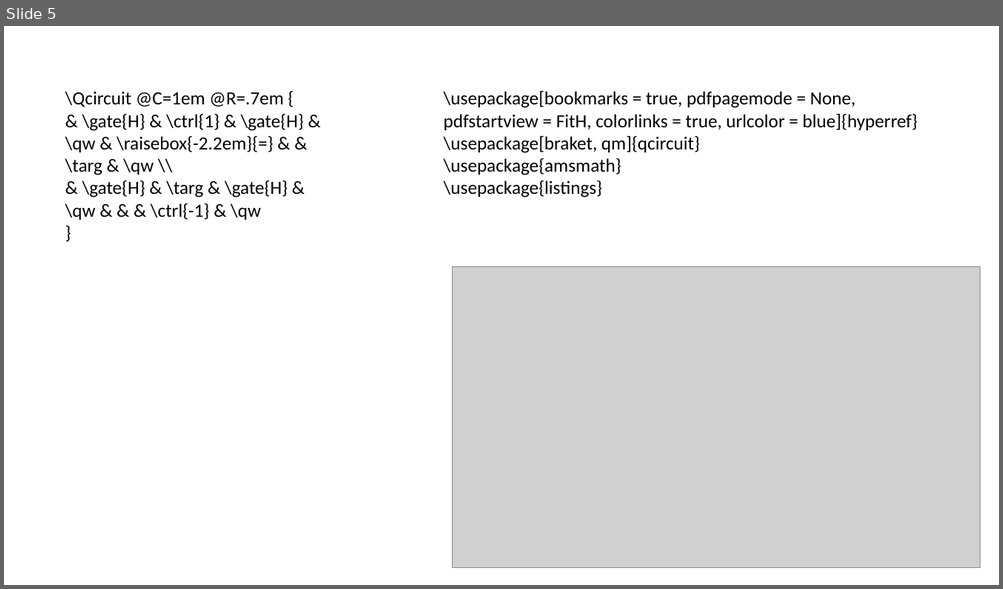
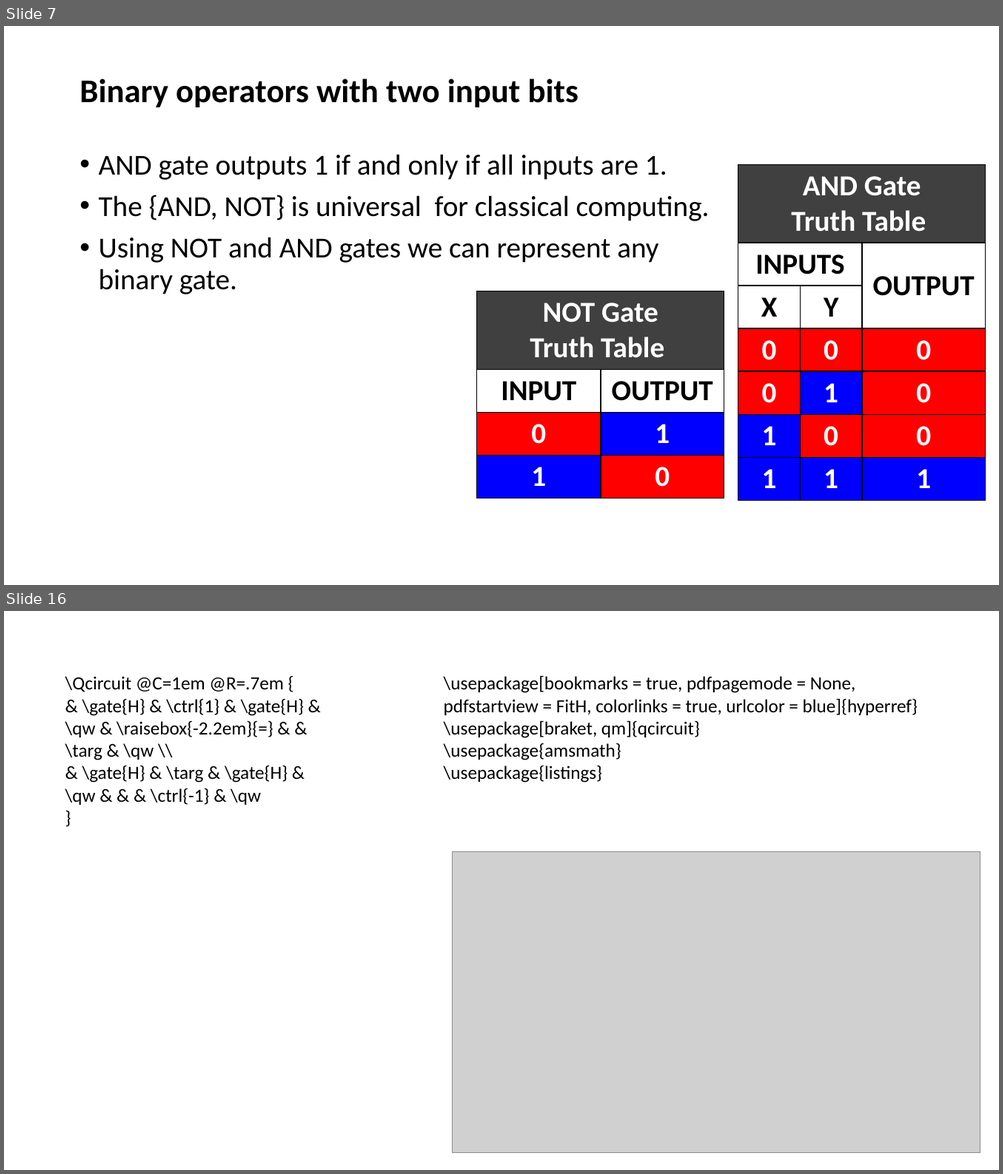
Before and after one commit to zozo123/QC-IL, a slide deck: slides/lecture temple.pptx. Shown one above the other, each under a label of ours: slide 5 before the commit, slides 7 and 16 after it; the slides between them are not shown. The pictures are 1003x589 and 1003x1174 pixels, drawn with LibreOffice and Linux fonts; fonts in the diff are those of the drawing; grey boxes stand for pictures; background and template pictures are left out. Boxes give left, top, right and bottom in pixels: in the first picture for what was removed or moved away, otherwise in the second. Text is boxed around its words. In the diff, an @@ line names an element or a change of style, - is before the commit and + after.

```diff
--- a/slides/lecture temple.pptx
+++ b/slides/lecture temple.pptx
@@ slide 7 added at box(4, 26, 999, 585), background #FFFFFF @@
@@ title added at box(79, 79, 578, 107), 32 pt, text #000000, bold @@
+Binary operators with two input bits
@@ text added at box(99, 154, 709, 295), 28 pt, text #000000 @@
+• AND gate outputs 1 if and only if all inputs are 1.
+• The {AND, NOT} is universal for classical computing.
+• Using NOT and AND gates we can represent any
+  binary gate.
@@ table added at box(738, 165, 985, 495), 7 rows, 3 columns @@
+AND Gate / Truth Table |  | 
+INPUTS |  | OUTPUT
+X | Y | 
+0 | 0 | 0
+0 | 1 | 0
+1 | 0 | 0
+1 | 1 | 1
@@ table added at box(477, 292, 724, 495), 4 rows, 2 columns @@
+NOT Gate / Truth Table | 
+INPUT | OUTPUT
+0 | 1
+1 | 0
@@ what was slide 5 is now slide 16 @@
```
Also in this commit, not shown: 2 slides changed, 12 other slides added, 2 slides removed.
